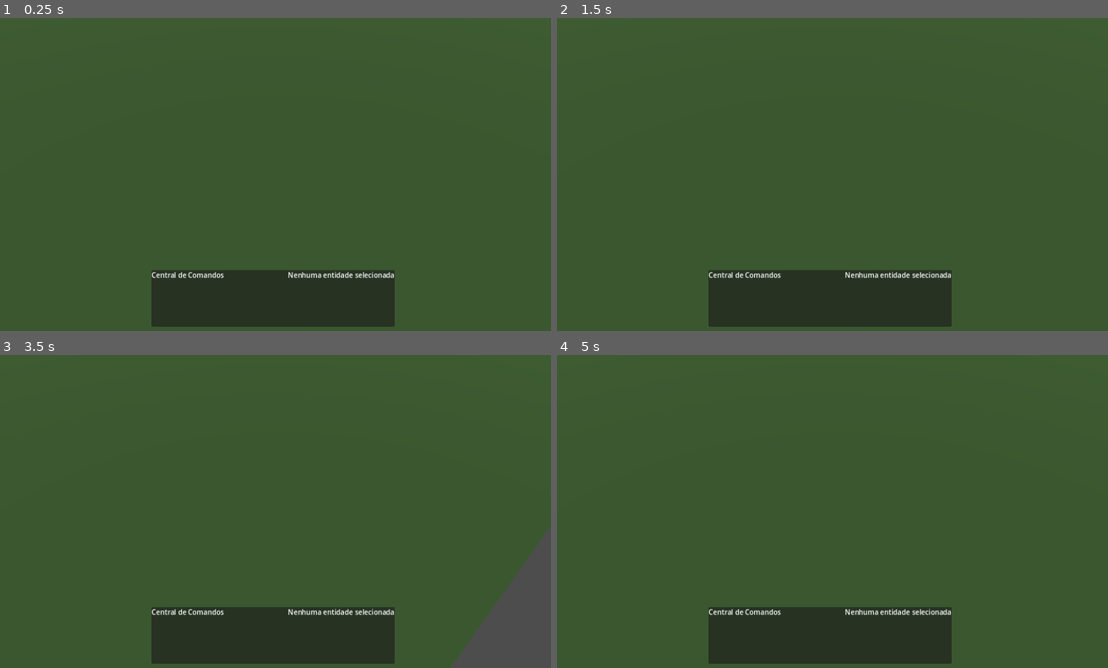
Above: before the commit, frames 1-4 (two rows, left to right).
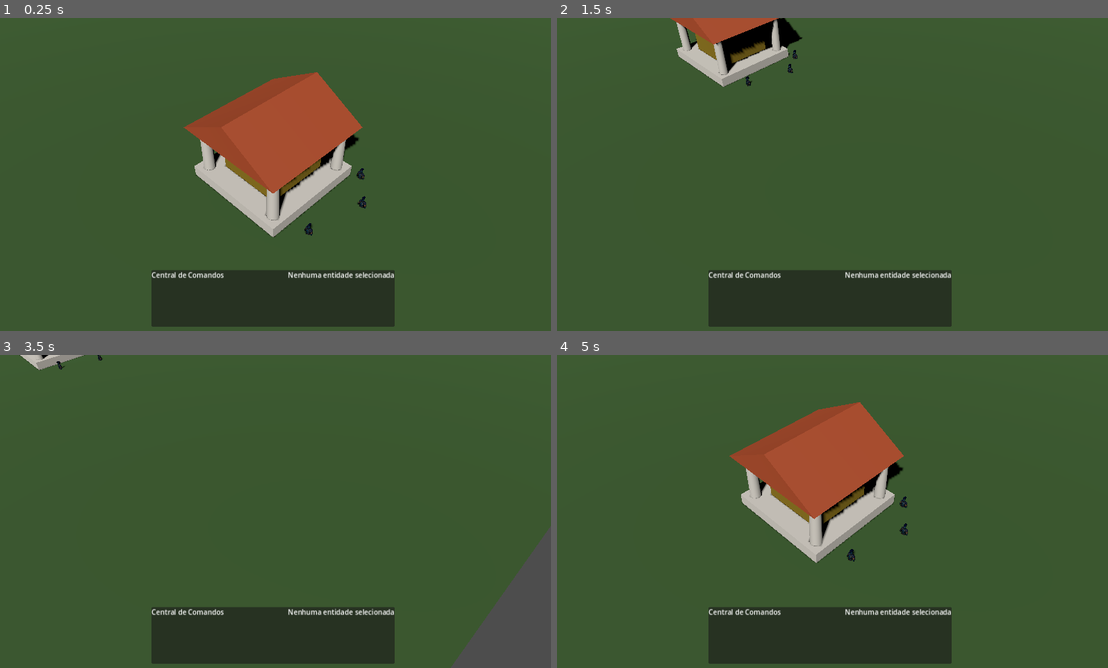
Above: after the commit, the same moments.

Repository: welitonevoc/AOMolympus
Game: Godot game, scene res://godot_src/scenes/MainMap.tscn
Two runs of this game, one before a commit and one after it. Both use one fixed random seed, a clock stepped at 60 frames per second and the inputs below.
Inputs (mouse positions are in pixels of both pictures, inside the frame that each line leads up to):
- Up to frame 1 (0.25 s): no input
- Up to frame 2 (1.5 s): tap Enter at 0.5 s; move the mouse to (953, 158) at 0.52 s; hold D 0.53-1.28 s; hold Right mouse button (mouse_order) 0.53-1.28 s; click (953, 158) at 0.8 s; move the mouse to (716, 190) at 1.27 s; hold S from 1.28 s (still down); click (716, 190) at 1.35 s
- Up to frame 3 (3.5 s): right-click (159, 527) at 1.55 s; move the mouse to (330, 442) at 2.02 s; release S at 2.03 s; hold D 2.03-2.78 s; hold Right mouse button (mouse_order) 2.03-2.78 s; click (330, 442) at 2.3 s; move the mouse to (247, 574) at 2.77 s; hold W from 2.78 s (still down); click (247, 574) at 2.85 s; right-click (247, 574) at 3.05 s
- Up to frame 4 (5 s): move the mouse to (997, 558) at 3.52 s; release W at 3.53 s; hold Right mouse button (mouse_order) 3.53-4.28 s; hold A from 3.53 s (still down); click (997, 558) at 3.8 s; move the mouse to (661, 464) at 4.27 s; click (661, 464) at 4.35 s; right-click (661, 464) at 4.55 s

The runs differ from the first frame. In frame 1, 10% of the frame differs, in the area x 33-67%, y 17-70%; in frame 2, 3.5%; in frame 3, 0.3%; in frame 4, 10%.

Commit message:
feat(godot): adiciona Centro Urbano, Aldeões GLB e seleção interativa na cena MainMap

Diff:
--- /dev/null
+++ b/godot_src/entities/BuildingTownCenter.tscn
@@ -0,0 +1,99 @@
+[gd_scene load_steps=12 format=3 uid="uid://c6buildingtc01"]
+
+[ext_resource type="Script" path="res://godot_src/scripts/RtsBuilding.gd" id="1_script"]
+
+[sub_resource type="BoxShape3D" id="BoxShape3D_collision"]
+size = Vector3(8, 6, 8)
+
+[sub_resource type="BoxMesh" id="BoxMesh_base"]
+size = Vector3(7.5, 0.8, 7.5)
+
+[sub_resource type="StandardMaterial3D" id="StandardMaterial3D_marble"]
+albedo_color = Color(0.88, 0.86, 0.82, 1)
+roughness = 0.5
+
+[sub_resource type="CylinderMesh" id="CylinderMesh_pillar"]
+top_radius = 0.35
+bottom_radius = 0.4
+height = 3.6
+
+[sub_resource type="PrismMesh" id="PrismMesh_roof"]
+left_to_right = 0.5
+size = Vector3(7.8, 2.2, 7.8)
+
+[sub_resource type="StandardMaterial3D" id="StandardMaterial3D_roof"]
+albedo_color = Color(0.72, 0.32, 0.18, 1)
+roughness = 0.65
+
+[sub_resource type="BoxMesh" id="BoxMesh_sanctum"]
+size = Vector3(4.5, 3.4, 4.5)
+
+[sub_resource type="StandardMaterial3D" id="StandardMaterial3D_gold"]
+albedo_color = Color(0.9, 0.75, 0.25, 1)
+metallic = 0.6
+roughness = 0.35
+
+[sub_resource type="TorusMesh" id="TorusMesh_ring"]
+inner_radius = 5.2
+outer_radius = 5.6
+
+[sub_resource type="StandardMaterial3D" id="StandardMaterial3D_ring"]
+shading_mode = 0
+albedo_color = Color(0.2, 0.6, 1, 1)
+
+[node name="BuildingTownCenter" type="StaticBody3D" groups=["rts_building", "rts_selectable"]]
+collision_layer = 4
+collision_mask = 3
+script = ExtResource("1_script")
+building_name = "Centro Urbano Grego"
+building_kind = "town_center"
+max_hp = 2600.0
+
+[node name="CollisionShape3D" type="CollisionShape3D" parent="."]
+transform = Transform3D(1, 0, 0, 0, 1, 0, 0, 0, 1, 0, 3, 0)
+shape = SubResource("BoxShape3D_collision")
+
+[node name="VisualModel" type="Node3D" parent="."]
+
+[node name="Base" type="MeshInstance3D" parent="VisualModel"]
+transform = Transform3D(1, 0, 0, 0, 1, 0, 0, 0, 1, 0, 0.4, 0)
+mesh = SubResource("BoxMesh_base")
+surface_material_override/0 = SubResource("StandardMaterial3D_marble")
+
+[node name="InnerSanctum" type="MeshInstance3D" parent="VisualModel"]
+transform = Transform3D(1, 0, 0, 0, 1, 0, 0, 0, 1, 0, 2.5, 0)
+mesh = SubResource("BoxMesh_sanctum")
+surface_material_override/0 = SubResource("StandardMaterial3D_gold")
+
+[node name="Roof" type="MeshInstance3D" parent="VisualModel"]
+transform = Transform3D(1, 0, 0, 0, 1, 0, 0, 0, 1, 0, 5.2, 0)
+mesh = SubResource("PrismMesh_roof")
+surface_material_override/0 = SubResource("StandardMaterial3D_roof")
+
+[node name="Pillars" type="Node3D" parent="VisualModel"]
+
+[node name="Pillar1" type="MeshInstance3D" parent="VisualModel/Pillars"]
+transform = Transform3D(1, 0, 0, 0, 1, 0, 0, 0, 1, -3, 2.6, -3)
+mesh = SubResource("CylinderMesh_pillar")
+surface_material_override/0 = SubResource("StandardMaterial3D_marble")
+
+[node name="Pillar2" type="MeshInstance3D" parent="VisualModel/Pillars"]
+transform = Transform3D(1, 0, 0, 0, 1, 0, 0, 0, 1, 3, 2.6, -3)
+mesh = SubResource("CylinderMesh_pillar")
+surface_material_override/0 = SubResource("StandardMaterial3D_marble")
+
+[node name="Pillar3" type="MeshInstance3D" parent="VisualModel/Pillars"]
+transform = Transform3D(1, 0, 0, 0, 1, 0, 0, 0, 1, -3, 2.6, 3)
+mesh = SubResource("CylinderMesh_pillar")
+surface_material_override/0 = SubResource("StandardMaterial3D_marble")
+
+[node name="Pillar4" type="MeshInstance3D" parent="VisualModel/Pillars"]
+transform = Transform3D(1, 0, 0, 0, 1, 0, 0, 0, 1, 3, 2.6, 3)
+mesh = SubResource("CylinderMesh_pillar")
+surface_material_override/0 = SubResource("StandardMaterial3D_marble")
+
+[node name="SelectionRing" type="MeshInstance3D" parent="."]
+transform = Transform3D(1, 0, 0, 0, 1, 0, 0, 0, 1, 0, 0.08, 0)
+visible = false
+mesh = SubResource("TorusMesh_ring")
+surface_material_override/0 = SubResource("StandardMaterial3D_ring")
--- /dev/null
+++ b/godot_src/entities/UnitVillager.tscn
@@ -0,0 +1,37 @@
+[gd_scene load_steps=6 format=3 uid="uid://c6unitvillager01"]
+
+[ext_resource type="Script" path="res://godot_src/scripts/RtsUnit.gd" id="1_script"]
+[ext_resource type="PackedScene" path="res://public/models/ancient_blue_hoplite_warrior.glb" id="2_model"]
+
+[sub_resource type="CapsuleShape3D" id="CapsuleShape3D_unit"]
+radius = 0.4
+height = 1.8
+
+[sub_resource type="TorusMesh" id="TorusMesh_ring"]
+inner_radius = 0.55
+outer_radius = 0.65
+
+[sub_resource type="StandardMaterial3D" id="StandardMaterial3D_ring"]
+shading_mode = 0
+albedo_color = Color(0.2, 0.9, 0.3, 1)
+
+[node name="UnitVillager" type="CharacterBody3D" groups=["rts_unit", "rts_selectable"]]
+collision_layer = 2
+collision_mask = 7
+script = ExtResource("1_script")
+unit_name = "Aldeão Grego"
+unit_type = "villager"
+speed = 4.5
+
+[node name="CollisionShape3D" type="CollisionShape3D" parent="."]
+transform = Transform3D(1, 0, 0, 0, 1, 0, 0, 0, 1, 0, 0.9, 0)
+shape = SubResource("CapsuleShape3D_unit")
+
+[node name="VisualModel" parent="." instance=ExtResource("2_model")]
+transform = Transform3D(0.85, 0, 0, 0, 0.85, 0, 0, 0, 0.85, 0, 0, 0)
+
+[node name="SelectionRing" type="MeshInstance3D" parent="."]
+transform = Transform3D(1, 0, 0, 0, 1, 0, 0, 0, 1, 0, 0.05, 0)
+visible = false
+mesh = SubResource("TorusMesh_ring")
+surface_material_override/0 = SubResource("StandardMaterial3D_ring")
--- a/godot_src/scenes/MainMap.tscn
+++ b/godot_src/scenes/MainMap.tscn
@@ -1,7 +1,13 @@
-[gd_scene load_steps=5 format=3 uid="uid://c6rtsmainmap01"]
+[gd_scene load_steps=9 format=3 uid="uid://c6rtsmainmap01"]
 
-[ext_resource type="Script" path="res://godot_src/scripts/RtsCameraController.gd" id="1_cam"]
-[ext_resource type="Script" path="res://godot_src/scripts/RtsHudCommandCenter.gd" id="2_cm"]
+[ext_resource type="Script" path="res://godot_src/scripts/MainMapController.gd" id="1_main"]
+[ext_resource type="Script" path="res://godot_src/scripts/RtsCameraController.gd" id="2_cam"]
+[ext_resource type="Script" path="res://godot_src/scripts/RtsHudCommandCenter.gd" id="3_cm"]
+[ext_resource type="PackedScene" path="res://godot_src/entities/BuildingTownCenter.tscn" id="4_tc"]
+[ext_resource type="PackedScene" path="res://godot_src/entities/UnitVillager.tscn" id="5_vil"]
+
+[sub_resource type="BoxShape3D" id="BoxShape3D_ground"]
+size = Vector3(100, 1, 100)
 
 [sub_resource type="PlaneMesh" id="PlaneMesh_ground"]
 size = Vector2(100, 100)
@@ -11,6 +17,7 @@
 roughness = 0.85
 
 [node name="MainMap" type="Node3D"]
+script = ExtResource("1_main")
 
 [node name="WorldEnvironment" type="WorldEnvironment" parent="."]
 
@@ -19,6 +26,12 @@
 shadow_enabled = true
 
 [node name="Ground" type="StaticBody3D" parent="."]
+collision_layer = 1
+collision_mask = 6
+
+[node name="CollisionShape3D" type="CollisionShape3D" parent="Ground"]
+transform = Transform3D(1, 0, 0, 0, 1, 0, 0, 0, 1, 0, -0.5, 0)
+shape = SubResource("BoxShape3D_ground")
 
 [node name="MeshInstance3D" type="MeshInstance3D" parent="Ground"]
 mesh = SubResource("PlaneMesh_ground")
@@ -35,6 +48,23 @@
 transform = Transform3D(1, 0, 0, 0, 1, 0, 0, 0, 1, 0, 0, 28)
 current = true
 fov = 42.0
+
+[node name="Entities" type="Node3D" parent="."]
+
+[node name="TownCenter" parent="Entities" instance=ExtResource("4_tc")]
+transform = Transform3D(1, 0, 0, 0, 1, 0, 0, 0, 1, 0, 0, 0)
+
+[node name="Villager1" parent="Entities" instance=ExtResource("5_vil")]
+transform = Transform3D(1, 0, 0, 0, 1, 0, 0, 0, 1, 5, 0, 2)
+unit_name = "Aldeão Aquiles"
+
+[node name="Villager2" parent="Entities" instance=ExtResource("5_vil")]
+transform = Transform3D(1, 0, 0, 0, 1, 0, 0, 0, 1, 6, 0, -2)
+unit_name = "Aldeão Heitor"
+
+[node name="Villager3" parent="Entities" instance=ExtResource("5_vil")]
+transform = Transform3D(1, 0, 0, 0, 1, 0, 0, 0, 1, 4, 0, -4)
+unit_name = "Aldeão Perseu"
 
 [node name="CanvasLayer" type="CanvasLayer" parent="."]
 
--- /dev/null
+++ b/godot_src/scripts/MainMapController.gd
@@ -0,0 +1,101 @@
+extends Node3D
+class_name MainMapController
+
+@onready var camera: Camera3D = $RtsCameraRig/ElevationPivot/Camera3D
+@onready var hud: RtsHudCommandCenter = $CanvasLayer/CommandCenter
+@onready var ground: StaticBody3D = $Ground
+
+var selected_entities: Array[Node] = []
+
+func _unhandled_input(event: InputEvent) -> void:
+	if not camera:
+		return
+
+	if event.is_action_pressed("mouse_select"):
+		_handle_selection(event.position)
+	elif event.is_action_pressed("mouse_order"):
+		_handle_order(event.position)
+
+func _handle_selection(screen_pos: Vector2) -> void:
+	var ray_origin := camera.project_ray_origin(screen_pos)
+	var ray_dir := camera.project_ray_normal(screen_pos)
+	var ray_length := 1000.0
+
+	var space_state := get_world_3d().direct_space_state
+	var query := PhysicsRayQueryParameters3D.create(
+		ray_origin,
+		ray_origin + ray_dir * ray_length
+	)
+	query.collide_with_bodies = true
+	query.collide_with_areas = true
+
+	var result := space_state.intersect_ray(query)
+
+	# Desselecionar anteriores
+	_deselect_all()
+
+	if result.is_empty():
+		if hud:
+			hud.clear_selection()
+		return
+
+	var collider: Node = result.collider
+
+	# Procurar nó com RtsUnit ou RtsBuilding
+	var selectable := _find_selectable_in_ancestors(collider)
+	if selectable:
+		selectable.is_selected = true
+		selected_entities.append(selectable)
+		if hud:
+			hud.set_selected_entity(selectable)
+	else:
+		if hud:
+			hud.clear_selection()
+
+func _handle_order(screen_pos: Vector2) -> void:
+	if selected_entities.is_empty():
+		return
+
+	var ray_origin := camera.project_ray_origin(screen_pos)
+	var ray_dir := camera.project_ray_normal(screen_pos)
+	var ray_length := 1000.0
+
+	var space_state := get_world_3d().direct_space_state
+	var query := PhysicsRayQueryParameters3D.create(
+		ray_origin,
+		ray_origin + ray_dir * ray_length
+	)
+	query.collision_mask = 1 # Apenas o chão (layer 1)
+
+	var result := space_state.intersect_ray(query)
+	if not result.is_empty():
+		var click_pos: Vector3 = result.position
+		var unit_count := 0
+		for entity in selected_entities:
+			if entity is RtsUnit:
+				unit_count += 1
+
+		var index := 0
+		for entity in selected_entities:
+			if entity is RtsUnit:
+				# Formação simples em leque ou linha se múltiplas unidades
+				var offset := Vector3.ZERO
+				if unit_count > 1:
+					var angle := (float(index) / float(unit_count)) * TAU
+					offset = Vector3(cos(angle) * 1.5, 0, sin(angle) * 1.5)
+				entity.order_move(click_pos + offset)
+				index += 1
+
+func _deselect_all() -> void:
+	for entity in selected_entities:
+		if entity.has_method("set"):
+			entity.is_selected = false
+	selected_entities.clear()
+
+func _find_selectable_in_ancestors(node: Node) -> Node:
+	var curr: Node = node
+	while curr != null and curr != self:
+		if curr is RtsUnit or curr is RtsBuilding:
+			return curr
+		curr = curr.get_parent()
+	return null
--- a/godot_src/scripts/RtsBuilding.gd
+++ b/godot_src/scripts/RtsBuilding.gd
@@ -20,7 +20,7 @@
 var garrisoned_units: Array[Node] = []
 var training_queue: Array[Dictionary] = []
 
-@onready var selection_ring: Decal = $SelectionRing if has_node("SelectionRing") else null
+@onready var selection_ring: Node3D = $SelectionRing if has_node("SelectionRing") else null
 
 func _ready() -> void:
 	current_hp = max_hp
--- a/godot_src/scripts/RtsUnit.gd
+++ b/godot_src/scripts/RtsUnit.gd
@@ -22,7 +22,7 @@
 var has_target: bool = false
 var current_task: String = "idle" # idle, move, gather, attack, build
 
-@onready var selection_ring: Decal = $SelectionRing if has_node("SelectionRing") else null
+@onready var selection_ring: Node3D = $SelectionRing if has_node("SelectionRing") else null
 @onready var nav_agent: NavigationAgent3D = $NavigationAgent3D if has_node("NavigationAgent3D") else null
 
 func _ready() -> void:
Not shown, added: .agenfk/project.json
Not shown: 2 places in godot_src/scenes/MainMap.tscn that only renumber resources
Not shown, added: .claude/CLAUDE.md
Not shown, added: .cursor/rules/agenfk.mdc
Not shown, added: AGENTS.md
Not shown, added: GEMINI.md
